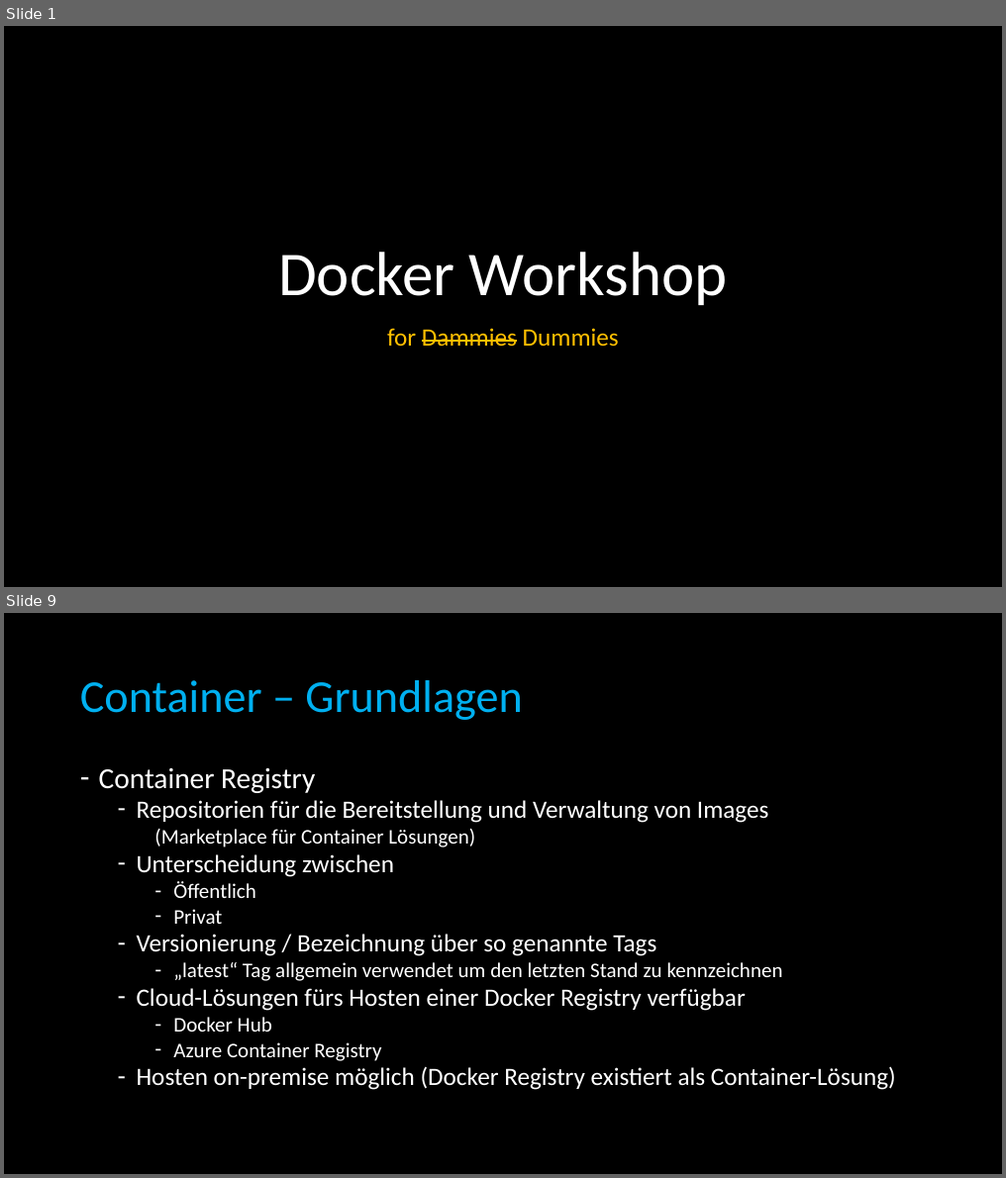
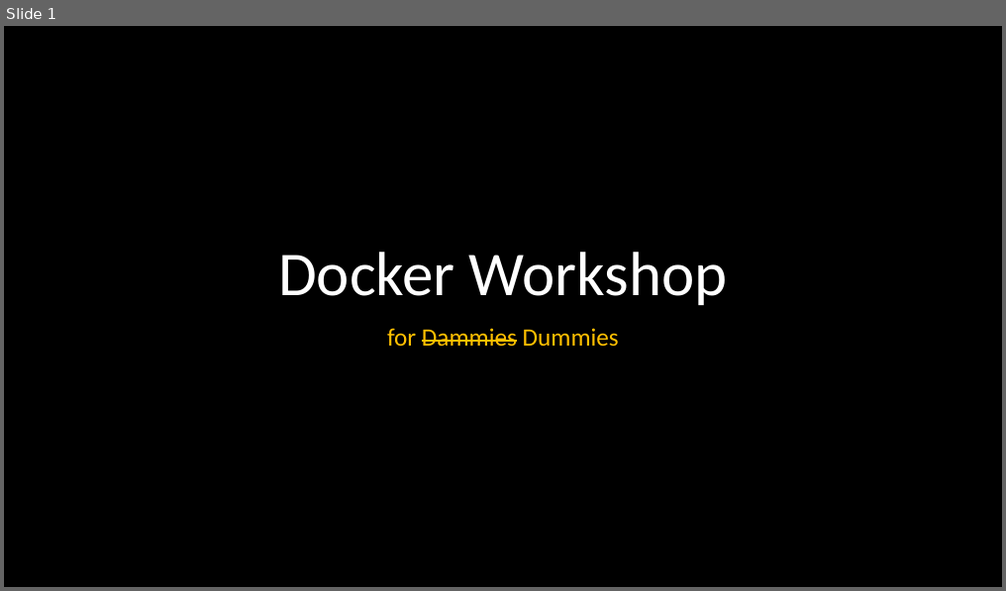
Before and after one commit to BadMadDev/workshop, a slide deck: docs/Docker Workshop.de.pptx. Shown one above the other, each under a label of ours: slides 1 and 9 before the commit, slide 1 after it; the slides between them are not shown. The pictures are 1006x1178 and 1006x591 pixels, drawn with LibreOffice and Linux fonts; fonts in the diff are those of the drawing. Boxes give left, top, right and bottom in pixels: in the first picture for what was removed or moved away, otherwise in the second. Text is boxed around its words. In the diff, an @@ line names an element or a change of style, - is before the commit and + after.

```diff
--- a/docs/Docker Workshop.de.pptx
+++ b/docs/Docker Workshop.de.pptx
@@ slide 9 removed at (4,613,1002,1174), background #000000 @@
@@ title removed at (80,680,522,720) @@
-Container – Grundlagen
@@ text removed at (99,767,896,1090) @@
-– Container Registry
-  – Repositorien für die Bereitstellung und Verwaltung von Images
-    (Marketplace für Container Lösungen)
-  – Unterscheidung zwischen
-    – Öffentlich
-    – Privat
-  – Versionierung / Bezeichnung über so genannte Tags
-    – „latest“ Tag allgemein verwendet um den letzten Stand zu kennzeichnen
-  – Cloud-Lösungen fürs Hosten einer Docker Registry verfügbar
-    – Docker Hub
-    – Azure Container Registry
-  – Hosten on-premise möglich (Docker Registry existiert als Container-Lösung)
```
Also in this commit, not shown: 7 slides changed, 4 slides added.
